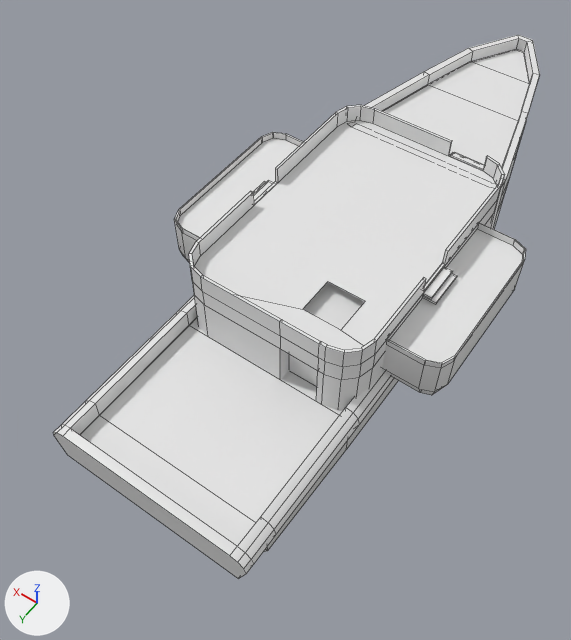
Renders of the Blender file ships/hulls/hull_tuga.blend from each side of a commit.
Before and after are seen from a 50 mm lens placed at (-13.2, 25.3, 30.4), pointed at (1.8, 4.4, -2.4). The lights are fixed; the arrows at lower left show +X, +Y and +Z. The first picture is the older version. Mesh edges are drawn as thin lines.

The older version as bpy lines, for what is in view:
```python
me_cube_033 = bpy.data.meshes.new('Cube.033')
me_cube_033.from_pydata(...)  # 170 vertices, 152 faces; spans x -5.3..5.3, y -26.0..9.0, z -2.6..5.3
me_cube_033.polygons.foreach_set('use_smooth', [True] * 152)
me_cube_035 = bpy.data.meshes.new('Cube.035')
me_cube_035.from_pydata(...)  # 112 vertices, 93 faces; spans x -4.85..4.85, y -14.0..0.7, z 1.32..6.0
me_cube_035.polygons.foreach_set('use_smooth', [True] * 93)
me_cube_038 = bpy.data.meshes.new('Cube.038')
me_cube_038.from_pydata(...)  # 54 vertices, 9 faces; spans x -7.6..7.6, y -25.6..8.5, z 1.5..5.1
me_cube_038.polygons.foreach_set('use_smooth', [True] * 9)
# before: 24 (1.9, -22.8, 4.6), 25 (-1.9, -22.8, 4.6), 26 (-2.9, -19.3, 4.6), 27 (2.9, -19.3, 4.6), 28 (0.3, -25.6, 4.6)
# before: 29 (-0.3, -25.6, 4.6)
ob_deck = bpy.data.objects.new('Deck', me_cube_038)
ob_deck.parent = ob_hull
ob_deck.location = (0.0, 0.0, 0.0)
_m = ob_deck.modifiers.new('BTool_Cube.024', 'BOOLEAN')
_m.object = ob_cube_024
ob_hullrefined = bpy.data.objects.new('HullRefined', me_cube_033)
ob_hullrefined.parent = ob_hull
ob_hullrefined.location = (0.0, 0.0, 0.0)
ob_hullrefined_001 = bpy.data.objects.new('HullRefined.001', me_cube_035)
ob_hullrefined_001.parent = ob_hull
ob_hullrefined_001.location = (0.0, 0.0, 0.0)
_m = ob_hullrefined_001.modifiers.new('BTool_Cube.019', 'BOOLEAN')
_m.object = ob_cube_019
_m = ob_hullrefined_001.modifiers.new('BTool_Cube.021', 'BOOLEAN')
_m.object = ob_cube_021
# also in view: 'Cube.020' at (0.0, 1.8, 1.4); 'Cube.013' at (-2.0, 6.0, 1.0); 'Cube.018' at (0.0, 2.0, 2.8)
```
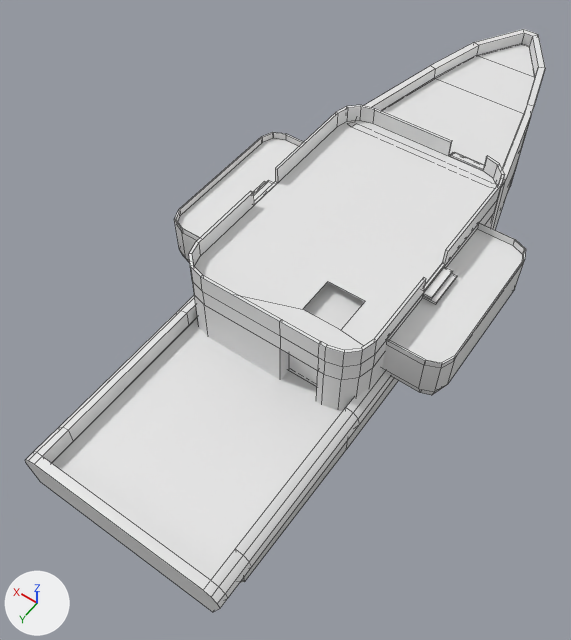
Boxes [x1, y1, x2, y2] around the edits, measured in the pictures (571 x 640 px; the box of a moved part takes in the faces that stretch with it):
```json
{"object": "Deck", "change": "reshaped", "before": [80, 49, 530, 546], "after": [52, 43, 535, 580], "on screen": "7% wider, 8% taller"}
{"object": "HullRefined", "change": "reshaped", "before": [53, 35, 540, 579], "after": [25, 29, 545, 612], "on screen": "7% wider, 7% taller"}
{"part": 1, "of": "me_cube_033", "change": "moved or reshaped", "before": [364, 35, 540, 229], "after": [364, 29, 545, 230]}
{"part": 2, "of": "me_cube_033", "change": "moved or reshaped", "before": [53, 324, 344, 579], "after": [25, 324, 344, 612]}
{"part": 3, "of": "me_cube_038", "change": "rebuilt", "before": [80, 317, 344, 546], "after": [52, 317, 344, 580], "on screen": "11% wider, 15% taller"}
{"part": 4, "of": "me_cube_038", "change": "moved or reshaped", "before": [383, 49, 530, 168], "after": [381, 43, 535, 168]}
```

The change, as JSON lines over the scene's bpy script:
```json
{"block": "me_cube_033", "where": "# used by ob_hullrefined; parent = ob_hull; location = (0.0, 0.0, 0.0)"}
{"op": "remove", "block": "me_cube_033", "code": "me_cube_033.from_pydata(...)  # 170 vertices, 152 faces; spans x -5.3..5.3, y -26.0..9.0, z -2.6..5.3"}
{"op": "add", "block": "me_cube_033", "code": "me_cube_033.from_pydata(...)  # 170 vertices, 152 faces; spans x -5.3..5.3, y -26.7..10.7, z -2.6..5.3"}
{"block": "me_cube_033", "change": "me_cube_033 part 1: all 58 vertices in x -3.3..3.3, y -26.0..-19.3, z -2.3..5.3 are moved by (0.0, -0.7, 0.0)"}
{"block": "me_cube_033", "change": "me_cube_033 part 2: all 44 vertices in x -5.3..5.3, y 7.0..9.0, z -2.3..2.5 are moved by (0.0, 1.7, 0.0)"}
{"block": "me_cube_038", "where": "# used by ob_deck; parent = ob_hull; location = (0.0, 0.0, 0.0)"}
{"block": "me_cube_038", "where": "# verts and faces of me_cube_038; kept vertices keep their numbers, new ones are numbered from 54"}
{"op": "remove", "block": "me_cube_038", "code": "me_cube_038.from_pydata(...)  # 54 vertices, 9 faces; spans x -7.6..7.6, y -25.6..8.5, z 1.5..5.1"}
{"op": "add", "block": "me_cube_038", "code": "me_cube_038.from_pydata(...)  # 50 vertices, 7 faces; spans x -7.6..7.6, y -26.4..10.3, z 1.5..5.1"}
{"block": "me_cube_038", "change": "me_cube_038 part 3: the loose piece of 8 vertices spanning x -4.6..4.6, y -0.8..8.5, z 1.5..1.6 is rebuilt with 4 vertices and now spans x -4.6..4.6, y -0.1..10.3, z 1.5"}
{"block": "me_cube_038", "change": "me_cube_038 part 4"}
{"op": "add", "block": "me_cube_038", "code": "for i in [24, 25, 28, 29]: verts[i] += (0.0, -0.8, 0.0)"}
{"op": "add", "block": "me_cube_038", "code": "verts[26] = (-2.9, -20.0, 4.6)  # moved"}
{"op": "add", "block": "me_cube_038", "code": "verts[27] = (2.9, -20.0, 4.6)  # moved"}
```
